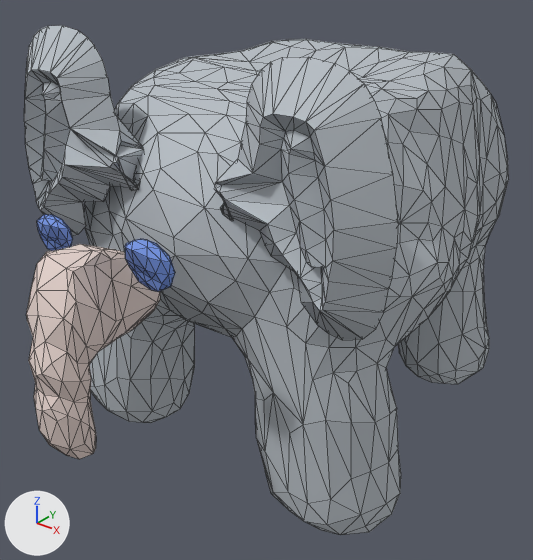
What one commit did to the OBJ model maybraid/art/characters/exports/epiphant/epiphant_default_preview.obj.
Camera for both pictures: a 50 mm lens placed at (2.19, -3.11, 1.27), pointed at (-0.01, -0.36, -0.44). The axes (+X, +Y, +Z) are drawn at lower left. The lights are the same throughout. The picture after the commit comes second. Mesh edges are drawn as thin lines. Where no turn or scale is listed for an object, it has been applied to the vertices.

Objects in the first picture: 'body__epiphant', 'ear_left__epiphant', 'ear_right__epiphant', 'eye_left__standard', 'eye_right__standard', 'nose__trunkish'.
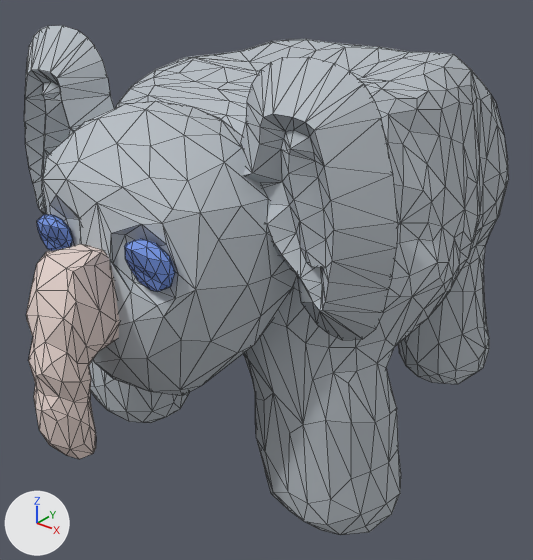
Location of each change, (x1, y1, x2, y2) in pixels of the pictures (533 x 560 px):
'head__meerkat', added
    after: (42, 101, 297, 396)

The change, as a list of edits to the scene's bpy script:
```text
Add me_head__meerkat:
    me_head__meerkat.from_pydata(...)  # 164 vertices, 324 faces; spans x -0.623..0.629, y -1.467..-0.647, z -0.575..0.624
    me_head__meerkat.materials.append(mat_head__meerkat_mat)  # light grey #b8bfc5
Add ob_head__meerkat:
    ob_head__meerkat = bpy.data.objects.new('head__meerkat', me_head__meerkat)
    ob_head__meerkat.location = (0.0, 0.0, 0.0)
```
